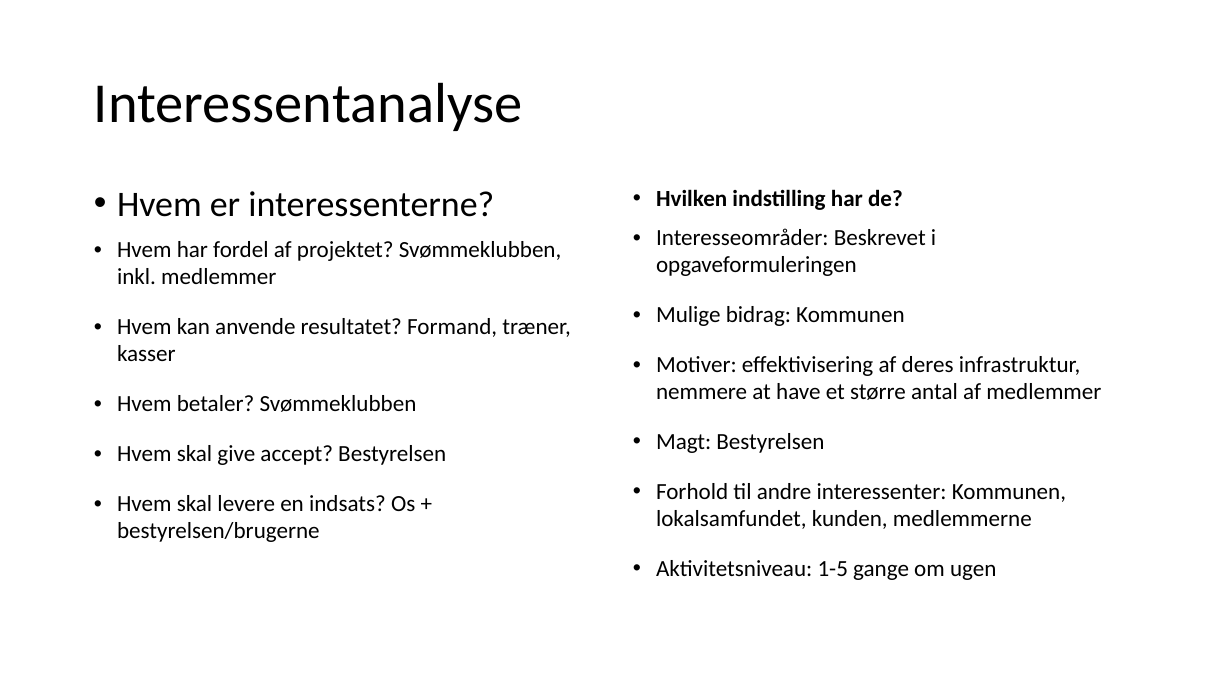
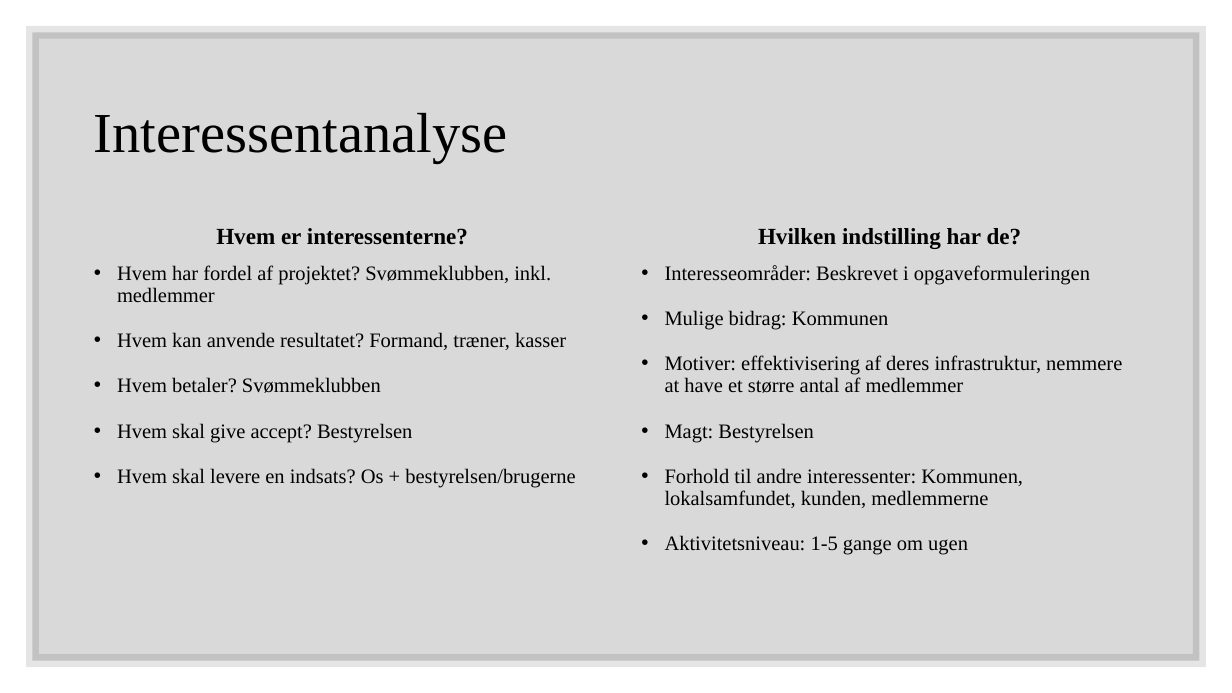
Before and after one commit to jakobmajiddd/Sv-mmeklubben-Delfinen, a slide deck: slide 2 of pppp.pptx. Drawn at 1232x693 pixels with LibreOffice and Linux fonts; fonts in the diff are those of the drawing. Boxes give left, top, right and bottom in pixels: in the first picture for what was removed or moved away, otherwise in the second. Text is boxed around its words. In the diff, an @@ line names an element or a change of style, - is before the commit and + after.

```diff
--- a/pppp.pptx
+++ b/pppp.pptx
@@ rectangle added at [32,32,1200,661], fill #000000 at 15% opacity, outline #000000 10 pt @@
@@ title "Interessentanalyse": place and size @@
-title "Interessentanalyse" at [94,82,522,131]
+title "Interessentanalyse" at [94,113,508,164]
@@ title "Interessentanalyse" at [94,113,508,164]: font Calibri to Times New Roman @@
@@ text "Hvem er interessenterne?": place and size @@
-text "Hvem er interessenterne?" at [117,191,571,542]
+text "Hvem er interessenterne?" at [117,228,575,488]
@@ text "Hvem er interessenterne?" at [117,228,575,488]: size 28 to 18 pt, bold on in "Hvem er interessenterne?"; font Calibri to Times New Roman, size 18 to 16 pt; alignment left to centre; bullet • to none; line spacing 0.8 to 0.9; line spacing 0.97 to 0.9 @@
@@ text "Hvilken indstilling har de?": place and size @@
-text "Hvilken indstilling har de?" at [656,189,1101,580]
+text "Hvilken indstilling har de?" at [665,228,1122,555]
@@ text "Hvilken indstilling har de?" at [665,228,1122,555]: font Calibri to Times New Roman, size 18 to 16 pt; alignment left to centre; bullet • to none; line spacing 0.8 to 0.9; line spacing 0.97 to 0.9 @@
```
Also in this commit, not shown: 4 other slides changed, 3 slides added, 3 slides removed.
